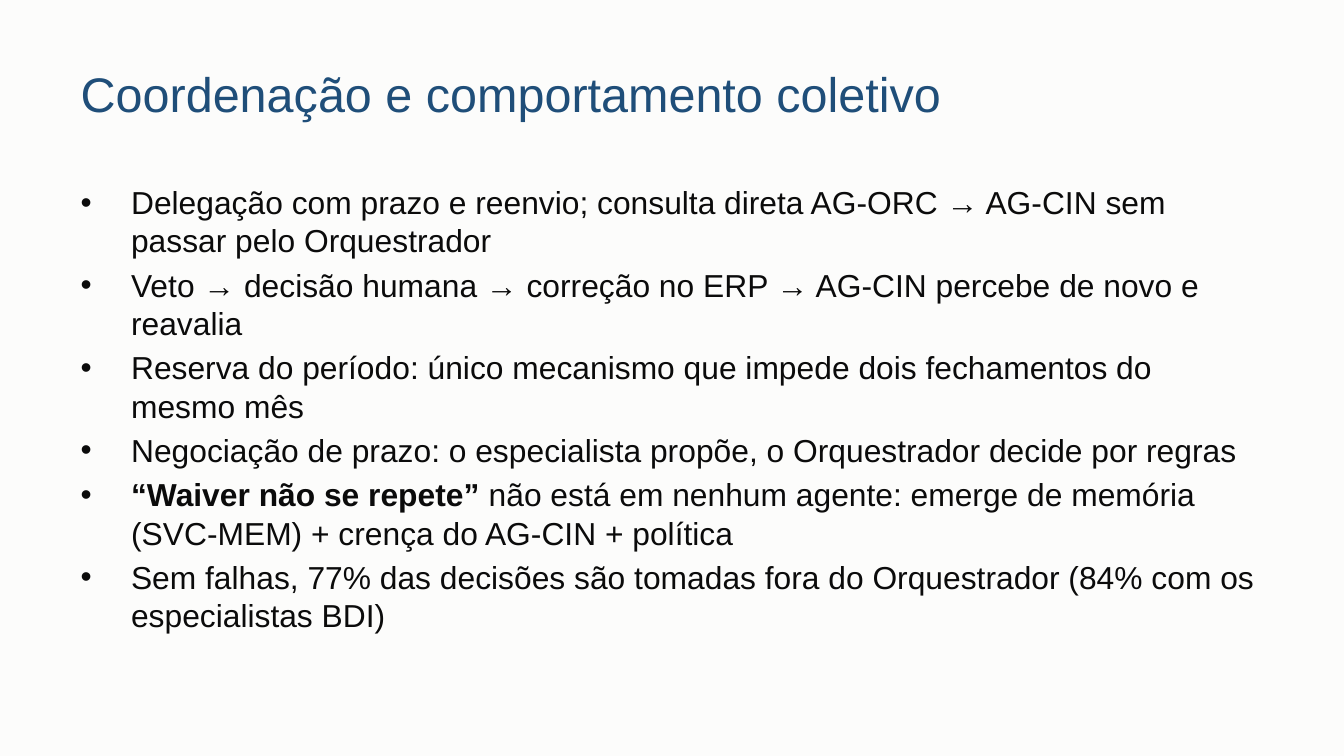
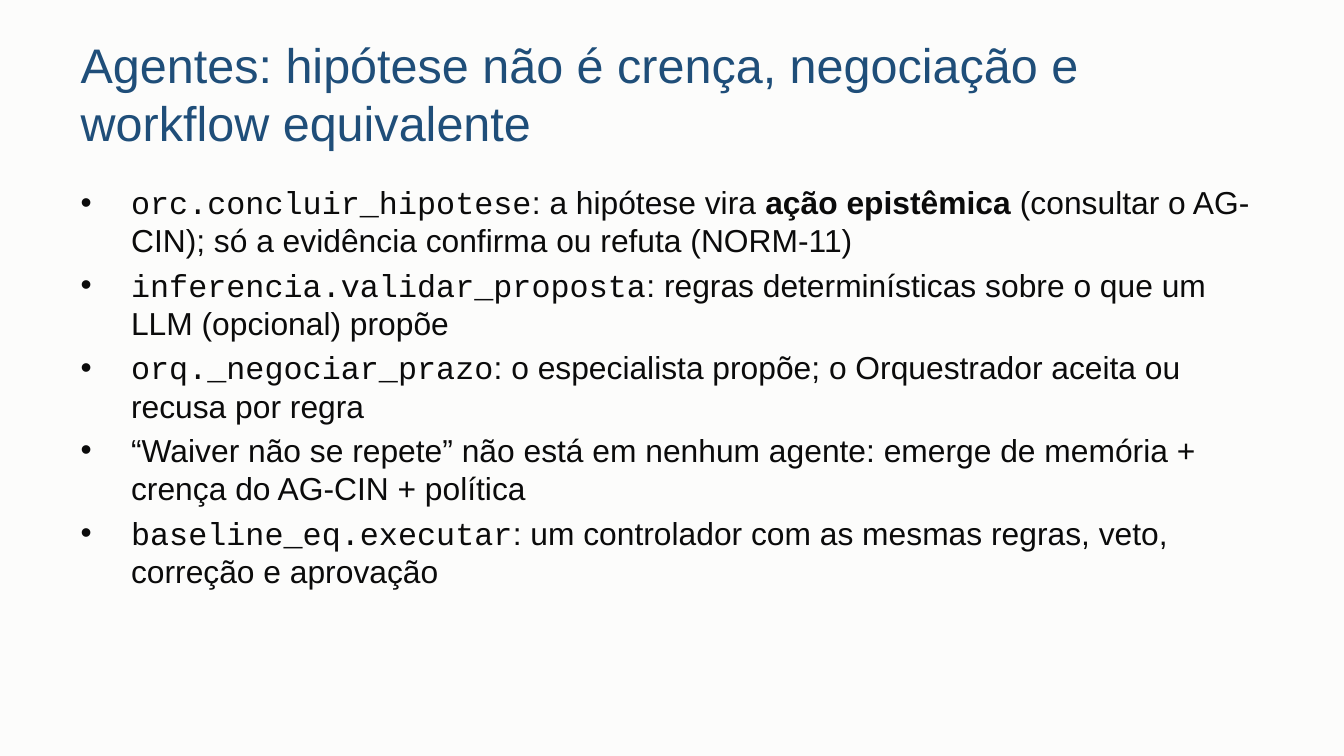
Before and after one commit to danrley-ribeiro/fin-dept-multiagents-project, a slide deck: slide 9 of entregas/dsm4/apresentacao/DSM4-apresentacao.pptx (slide 6 before the commit). Drawn at 1344x756 pixels with LibreOffice and Linux fonts; fonts in the diff are those of the drawing. Boxes give left, top, right and bottom in pixels: in the first picture for what was removed or moved away, otherwise in the second. Text is boxed around its words. In the diff, an @@ line names an element or a change of style, - is before the commit and + after.

```diff
--- a/entregas/dsm4/apresentacao/DSM4-apresentacao.pptx
+++ b/entregas/dsm4/apresentacao/DSM4-apresentacao.pptx
@@ title at <box>81,47,1078,151</box>: text changed @@
-Coordenação e comportamento coletivo
+Agentes: hipótese não é crença, negociação e workflow equivalente
@@ text at <box>131,190,1250,588</box>: text changed @@
-• Delegação com prazo e reenvio; consulta direta AG-ORC → AG-CIN sem passar pelo Orquestrador
-• Veto → decisão humana → correção no ERP → AG-CIN percebe de novo e reavalia
-• Reserva do período: único mecanismo que impede dois fechamentos do mesmo mês
-• Negociação de prazo: o especialista propõe, o Orquestrador decide por regras
-• “Waiver não se repete” não está em nenhum agente: emerge de memória (SVC-MEM) + crença do AG-CIN + política
-• Sem falhas, 77% das decisões são tomadas fora do Orquestrador (84% com os especialistas BDI)
+• orc.concluir_hipotese: a hipótese vira ação epistêmica (consultar o AG-CIN); só a evidência confirma ou refuta (NORM-11)
+• inferencia.validar_proposta: regras determinísticas sobre o que um LLM (opcional) propõe
+• orq._negociar_prazo: o especialista propõe; o Orquestrador aceita ou recusa por regra
+• “Waiver não se repete” não está em nenhum agente: emerge de memória + crença do AG-CIN + política
+• baseline_eq.executar: um controlador com as mesmas regras, veto, correção e aprovação
```
Also in this commit, not shown: 10 other slides changed, 4 slides added, 1 slide removed, 2 other files.
